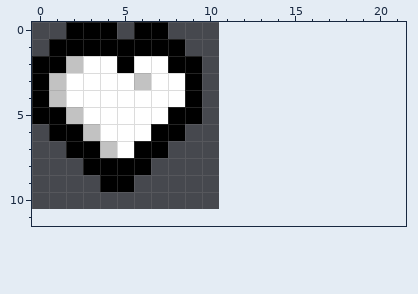
Edited in one commit: pixel-art sprite (Hexanow/resources/gfx/ui/EternalCharges.png). Above, as it was before the edit.
The file is 11x11 pixels. The old version is drawn lined up with the new one, on the new canvas.
New version:
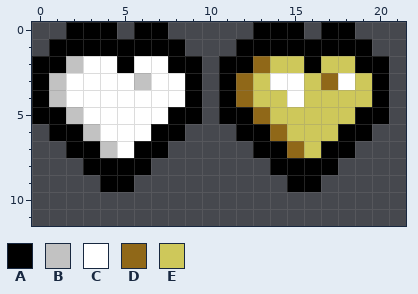
Palette (. is transparent): A #000000  B #c2c2c2  C #ffffff  D #906818  E #cec85a
What changed:
canvas 11x11 -> 22x12
y 0: x 13..15 ... -> AAA; x 17..18 .. -> AA
y 1: x 12..19 ........ -> AAAAAAAA
y 2: x 11..20 .......... -> AADEEAEEAA
y 3: x 11..20 .......... -> ADECCEDCEA
y 4: x 11..20 .......... -> ADEECEEEEA
y 5: x 11..20 .......... -> AADEEEEEAA
y 6: x 12..19 ........ -> AADEEEAA
y 7: x 13..18 ...... -> AADEAA
y 8: x 14..17 .... -> AAAA
y 9: x 15..16 .. -> AA
Pixel boxes of the changes (left, top, right, bottom) in both pictures:
added: (219, 22, 389, 192)
